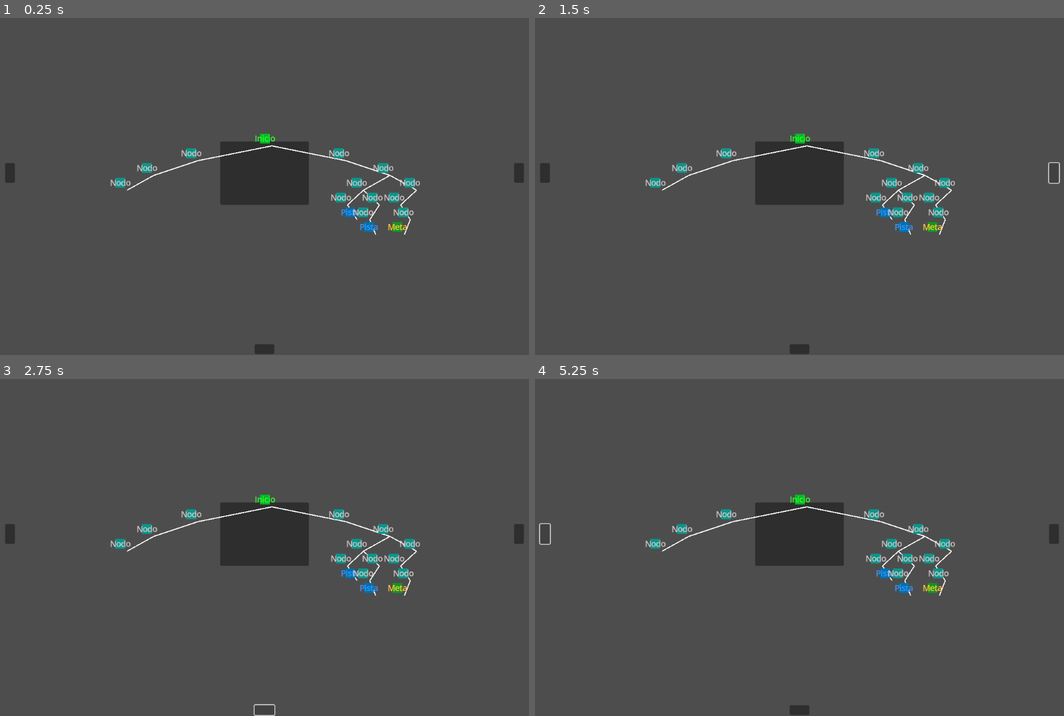
Above: before the commit, frames 1-4 (two rows, left to right).
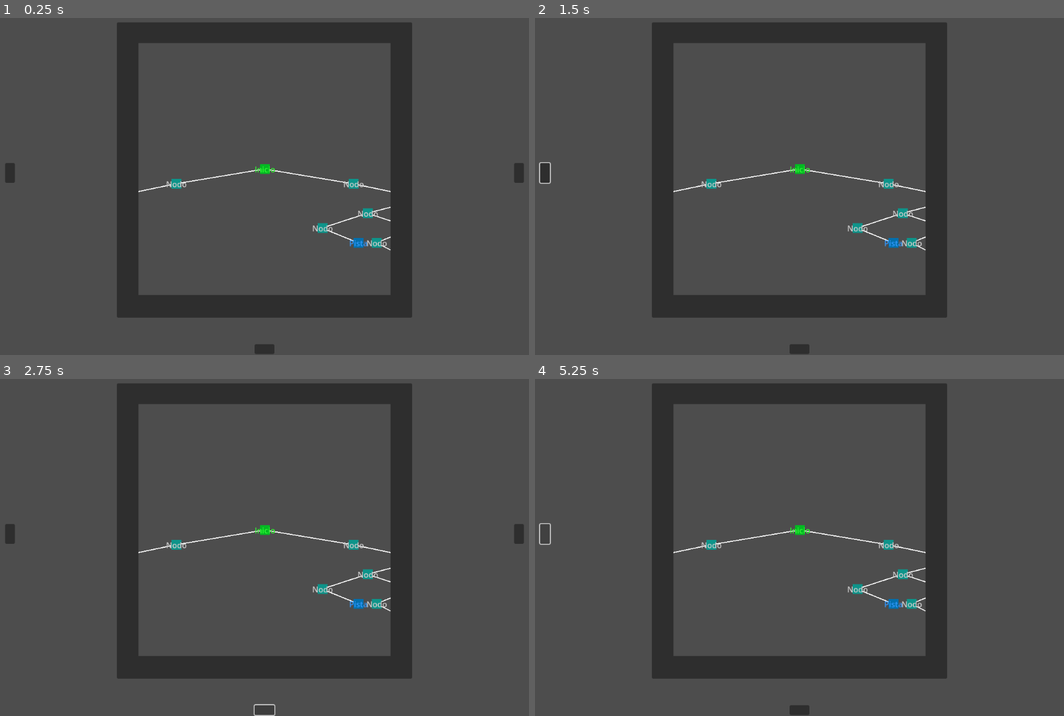
Above: after the commit, the same moments.

Repository: CubicMaldo/juego-estructura-ii
Game: Godot game, scene res://scenes/tree/node_2d.tscn
Same seed, same stepped clock (60 frames per second), same inputs: the game is played once before the commit and once after it.
Inputs (mouse positions are in pixels of both pictures, inside the frame that each line leads up to):
- Up to frame 1 (0.25 s): no input
- Up to frame 2 (1.5 s): click (545, 173) at 0.5 s; click (1053, 173) at 1.27 s
- Up to frame 3 (2.75 s): click (264, 709) at 2 s
- Up to frame 4 (5.25 s): click (545, 534) at 2.75 s; click (1053, 534) at 3.52 s; click (799, 709) at 4.25 s; click (545, 534) at 5 s

The runs differ from the first frame. In frame 1, 18% of the frame differs, in the area x 20-80%, y 1-89%; in frame 2, 18%; in frame 3, 18%; in frame 4, 18%, in the area x 20-99%, y 1-89%.
Error before the commit: Invalid access to property or key 'izquierdo' on a base object of type 'Nil'. (res://assets/scripts/global.gd:19)

Commit message:
visuales sirven, falta puntero en visual
botones sirven pero estan totalmente desconectados de visual

Diff:
--- a/assets/scripts/control.gd
+++ b/assets/scripts/control.gd
@@ -1,6 +1,6 @@
 extends Control
 
-@onready var arbol_visual_contenedor = $Panel/MarginContainer
+@onready var arbol_visual_contenedor = %SubViewport
 @onready var boton_izq = $"../Button"
 @onready var boton_der = $"../Button2"
 @onready var boton_ctr = $"../Button3"
@@ -10,7 +10,10 @@
 
 func _ready():
 	arbol = Arbol.new()
-	arbol.generar_arbol_controlado()
+	Global.tree = arbol
+	Global.tree.generar_arbol_controlado()
+	Global.tree.imprimir_arbol()
+	Global.nodo_actual = Global.tree.raiz
 	#Global.tree.imprimir_arbol()
 
 	# Instanciamos el árbol visual
@@ -19,7 +22,7 @@
 	arbol_visual.mostrar_arbol(arbol)
 
 	# Añadir al contenedor visual
-	add_child(arbol_visual)
+	arbol_visual_contenedor.add_child(arbol_visual)
 	#
 	## Conectar botones
 	#boton_izq.pressed.connect(func(): Global.cambiarPuntero("Izquierda"))
--- a/project.godot
+++ b/project.godot
@@ -30,10 +30,6 @@
 
 project/assembly_name="EstructuraDatosII"
 
-[gui]
-
-theme/default_font_multichannel_signed_distance_field=true
-
 [rendering]
 
 textures/canvas_textures/default_texture_filter=0
--- a/scenes/tree/ArbolVisual.tscn
+++ b/scenes/tree/ArbolVisual.tscn
@@ -1,16 +1,21 @@
-[gd_scene load_steps=2 format=3 uid="uid://b18u3yjvlwrp5"]
+[gd_scene load_steps=3 format=3 uid="uid://b18u3yjvlwrp5"]
 
 [ext_resource type="Script" uid="uid://bj6wbgdw1jpwx" path="res://scenes/tree/arbol_visual.gd" id="1_yak8b"]
+[ext_resource type="Script" uid="uid://bcmietwkpm61y" path="res://scenes/tree/lineastree.gd" id="2_s14mt"]
 
 [node name="ArbolVisual" type="Control"]
 layout_mode = 3
-anchors_preset = 5
+anchors_preset = 8
 anchor_left = 0.5
+anchor_top = 0.5
 anchor_right = 0.5
+anchor_bottom = 0.5
 offset_left = -0.5
+offset_top = -0.5
 offset_right = 0.5
-offset_bottom = 1.0
+offset_bottom = 0.5
 grow_horizontal = 2
+grow_vertical = 2
 script = ExtResource("1_yak8b")
 
 [node name="Lineas" type="Control" parent="."]
@@ -18,10 +23,11 @@
 anchors_preset = 5
 anchor_left = 0.5
 anchor_right = 0.5
-offset_left = -20.0
-offset_right = 20.0
+offset_left = -0.5
+offset_right = 39.5
 offset_bottom = 40.0
 grow_horizontal = 2
+script = ExtResource("2_s14mt")
 
 [node name="NodosContainer" type="Control" parent="."]
 layout_mode = 1
--- a/scenes/tree/NodoVisual.tscn
+++ b/scenes/tree/NodoVisual.tscn
@@ -5,12 +5,13 @@
 [node name="NodoVisual" type="Control"]
 layout_direction = 4
 layout_mode = 3
-anchors_preset = 12
-anchor_top = 1.0
-anchor_right = 1.0
-anchor_bottom = 1.0
+anchors_preset = 8
+anchor_left = 0.5
+anchor_top = 0.5
+anchor_right = 0.5
+anchor_bottom = 0.5
 grow_horizontal = 2
-grow_vertical = 0
+grow_vertical = 2
 size_flags_horizontal = 0
 size_flags_vertical = 0
 script = ExtResource("1_ed7si")
--- a/scenes/tree/arbol_visual.gd
+++ b/scenes/tree/arbol_visual.gd
@@ -1,6 +1,8 @@
 extends Control
 
 @export var nodo_escena: PackedScene
+@onready var _lineasNode : Control = $Lineas
+
 var tree: Arbol
 var lineas: Array = []
 
@@ -10,15 +12,14 @@
 	queue_redraw()
 
 
+
 func mostrar_arbol(arbol: Arbol):
 	tree = arbol
 
 	if tree.raiz == null:
 		return
-
-
-	_dibujar_nodo(tree.raiz, 0, 0, 150)
-	queue_redraw()
+	_dibujar_nodo(tree.raiz, 0, 0, 180)
+	$Lineas.actualizar_lineas(lineas)
 
 
 func _clear_tree_visual():
@@ -46,17 +47,38 @@
 	if nodo.izquierdo != null:
 		var x_izq = x - offset_x
 		var y_izq = y + 30
-		lineas.append([Vector2(x + 15, y + 15), Vector2(x_izq + 15, y_izq + 15)])
-		_dibujar_nodo(nodo.izquierdo, x_izq, y_izq, offset_x * 0.6)
+		lineas.append([Vector2(x, y), Vector2(x_izq, y_izq)])
+		_dibujar_nodo(nodo.izquierdo, x_izq, y_izq, offset_x * 0.8)
 
 	# Derecho
 	if nodo.derecho != null:
 		var x_der = x + offset_x
 		var y_der = y + 30
-		lineas.append([Vector2(x + 15, y + 15), Vector2(x_der + 15, y_der + 15)])
-		_dibujar_nodo(nodo.derecho, x_der, y_der, offset_x * 0.6)
+		lineas.append([Vector2(x, y), Vector2(x_der, y_der)])
+		_dibujar_nodo(nodo.derecho, x_der, y_der, offset_x * 0.8)
 
 
-func _draw():
-	for linea in lineas:
-		draw_line(linea[0], linea[1], Color.WHITE, 2)
+var drag_active := false
+var last_mouse_pos := Vector2.ZERO
+var camera_offset := Vector2.ZERO
+
+func _input(event):
+	if event is InputEventMouseButton:
+		if event.button_index == MOUSE_BUTTON_LEFT:
+			if event.pressed:
+				# Empieza el arrastre
+				drag_active = true
+				last_mouse_pos = event.position
+			else:
+				# Suelta el botón
+				drag_active = false
+
+	elif event is InputEventMouseMotion and drag_active:
+		# Calcular el movimiento del ratón
+		var delta = event.position - last_mouse_pos
+		last_mouse_pos = event.position
+
+		# Mueve el contenido del árbol (todo el panel de nodos)
+		camera_offset += delta
+		$NodosContainer.position += delta
+		$Lineas.position += delta  # Asegúrate de mover las líneas también
--- /dev/null
+++ b/scenes/tree/lineastree.gd
@@ -0,0 +1,11 @@
+extends Control
+
+var lineas: Array = []
+
+func _draw():
+	for linea in lineas:
+		draw_line(linea[0], linea[1], Color.WHITE, 2)
+
+func actualizar_lineas(nuevas_lineas: Array):
+	lineas = nuevas_lineas
+	queue_redraw()
--- a/scenes/tree/node_2d.tscn
+++ b/scenes/tree/node_2d.tscn
@@ -72,28 +72,44 @@
 grow_vertical = 2
 script = ExtResource("3_epypp")
 
-[node name="Panel" type="Panel" parent="Control"]
+[node name="Panel2" type="Panel" parent="Control"]
 layout_mode = 1
-anchors_preset = 15
-anchor_right = 1.0
-anchor_bottom = 1.0
-offset_top = 6.0
-offset_bottom = 7.0
+anchors_preset = 8
+anchor_left = 0.5
+anchor_top = 0.5
+anchor_right = 0.5
+anchor_bottom = 0.5
+offset_left = -300.0
+offset_top = -300.0
+offset_right = 300.0
+offset_bottom = 300.0
 grow_horizontal = 2
 grow_vertical = 2
 
-[node name="MarginContainer" type="MarginContainer" parent="Control/Panel"]
+[node name="MarginContainer" type="MarginContainer" parent="Control/Panel2"]
 layout_mode = 1
-anchors_preset = 15
-anchor_right = 1.0
-anchor_bottom = 1.0
-offset_left = 4.0
-offset_top = 3.0
-offset_right = -4.0
-offset_bottom = -4.0
+anchors_preset = 8
+anchor_left = 0.5
+anchor_top = 0.5
+anchor_right = 0.5
+anchor_bottom = 0.5
 grow_horizontal = 2
 grow_vertical = 2
-pivot_offset = Vector2(86, 0)
+
+[node name="VBoxContainer" type="VBoxContainer" parent="Control/Panel2/MarginContainer"]
+layout_mode = 2
+
+[node name="SubViewportContainer" type="SubViewportContainer" parent="Control/Panel2/MarginContainer/VBoxContainer"]
+layout_mode = 2
+size_flags_horizontal = 4
+
+[node name="SubViewport" type="SubViewport" parent="Control/Panel2/MarginContainer/VBoxContainer/SubViewportContainer"]
+unique_name_in_owner = true
+handle_input_locally = false
+render_target_update_mode = 4
+
+[node name="ColorRect" type="ColorRect" parent="Control/Panel2/MarginContainer/VBoxContainer"]
+layout_mode = 2
 
 [connection signal="pressed" from="Button" to="Button" method="_on_pressed"]
 [connection signal="pressed" from="Button2" to="Button2" method="_on_pressed"]
--- a/scenes/tree/nodo_visual.gd
+++ b/scenes/tree/nodo_visual.gd
@@ -4,9 +4,6 @@
 @onready var label : Label = $Label  # Si tienes un Label hijo opcional
 
 func _ready():
-	if label != null:
-		print("label inicializado")
-		return
 	# Opcional: tamaño estándar y estilo base
 	size_flags_horizontal = Control.SIZE_SHRINK_CENTER
 	size_flags_vertical = Control.SIZE_SHRINK_CENTER
Not shown, added: scenes/tree/lineastree.gd.uid
